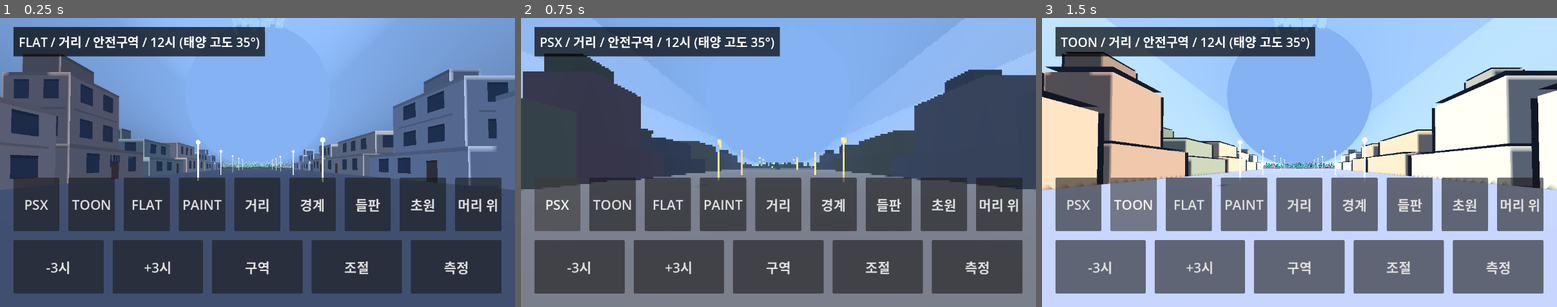
Above: before the commit, frames 1-3 (left to right).
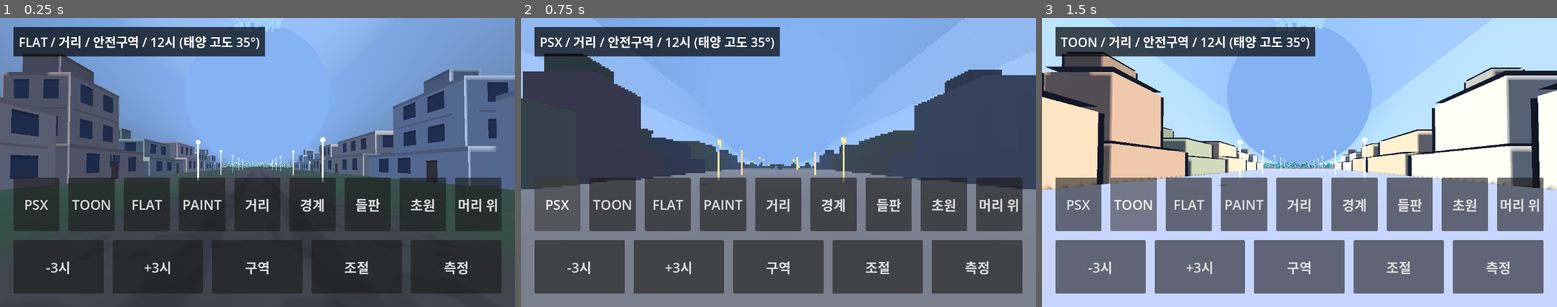
Above: after the commit, the same moments.

Repository: yeongkim0814-svg/habitat
Game: Godot game, scene res://spikes/m0_look/main.tscn
Two runs of this game, one before a commit and one after it. Both use one fixed random seed, a clock stepped at 60 frames per second and the inputs below. This scene is started directly instead of the project's main scene.
Inputs:
- Up to frame 1 (0.25 s): no input
- Up to frame 2 (0.75 s): click "PSX" at 0.5 s
- Up to frame 3 (1.5 s): click "TOON" at 1.25 s

The runs differ from the first frame. In frame 1, 14% of the frame differs, in the area x 0-100%, y 0-100%; in frame 2, 0.1%; in frame 3, 0.3%.

Commit message:
feat(m0): FLAT 바닥 셰이더(흙길·들판·초원·밭) (Closes #34)
Co-Authored-By: Claude Opus 5.5 <noreply@anthropic.com>
Claude-Session: https://claude.ai/code/session_01HASMSy8iY7SeiUjsU1YZyi

Diff:
--- a/spikes/m0_look/looks.gd
+++ b/spikes/m0_look/looks.gd
@@ -6,7 +6,7 @@
 const PALETTE := {
 	"psx": {"street": Color(0.30, 0.29, 0.27), "wall": Color(0.46, 0.45, 0.42), "lamp": Color(1.0, 0.85, 0.5), "soil": Col …(361 unchanged characters)…
 	"toon": {"street": Color(0.40, 0.42, 0.50), "wall": Color(0.88, 0.80, 0.66), "lamp": Color(1.0, 0.92, 0.55), "soil": C …(365 unchanged characters)…
-	"flat": {"street": Color(0.55, 0.57, 0.60), "wall": Color(0.82, 0.82, 0.80), "lam …(403 unchanged characters)…
+	"flat": {"street": Color(0.60, 0.54, 0.45), "wall": Color(0.82, 0.82, 0.80), "lam …(403 unchanged characters)…
 	"paint": {"street": Color(0.50, 0.54, 0.62), "wall": Color(0.90, 0.84, 0.72), "lamp": Color(1.0, 0.92, 0.6), "soil": C …(365 unchanged characters)…
 }
 # Screen shrink for the SubViewportContainer: PSX renders at 1/4 resolution and is upscaled with nearest filtering.
@@ -162,6 +162,64 @@
 }
 """
 
+const SHADER_FLAT_GROUND := """
+shader_type spatial;
+// FLAT stage ground drawn in metres on the stage frame (VERTEX.xz), without UVs or textures. kind: 0 village street
+// (packed-earth road, wheel ruts, grass verge, yards), 1 danger-zone soil (stains, cracks), 2 meadow (grass, bare
+// earth, one farm plot). Fine detail fades with distance so far ground does not shimmer.
+uniform vec4 base_color : source_color = vec4(1.0);
+uniform vec4 alt_color : source_color = vec4(1.0);
+uniform float emit = 0.0;
+uniform int kind = 0;
+uniform vec4 plot = vec4(-22.0, 12.0, -9.0, 42.0); // farm plot (x0, z0, x1, z1), matches Stage.PLOT
+varying vec3 vloc;
+void vertex() { vloc = VERTEX; }
+float hash(vec2 p) { return fract(sin(dot(p, vec2(12.9898, 78.233))) * 43758.5453); }
+float vnoise(vec2 x) {
+	vec2 i = floor(x);
+	vec2 f = fract(x);
+	f = f * f * (3.0 - 2.0 * f);
+	return mix(mix(hash(i), hash(i + vec2(1, 0)), f.x), mix(hash(i + vec2(0, 1)), hash(i + vec2(1, 1)), f.x), f.y);
+}
+void fragment() {
+	NORMAL = normalize(cross(dFdx(VERTEX), dFdy(VERTEX)));
+	vec2 p = vloc.xz;
+	float fade = 1.0 - smoothstep(40.0, 120.0, length(VERTEX));
+	float big = vnoise(p * 0.07);
+	float mid = vnoise(p * 0.35 + 17.0);
+	float fine = vnoise(p * 2.5 + 3.0);
+	vec3 col = base_color.rgb;
+	if (kind == 0) {
+		float ax = abs(p.x);
+		col *= 1.0 - 0.14 * (1.0 - smoothstep(0.2, 0.45, abs(ax - 1.1)));
+		col *= 1.0 - 0.12 * smoothstep(0.6, 0.85, fine) * fade;
+		float verge = smoothstep(3.0, 4.0 + mid * 2.0, ax);
+		col = mix(col, alt_color.rgb, verge * mix(1.0, 0.45, smoothstep(0.45, 0.7, big)));
+		col *= mix(0.9, 1.08, big);
+	} else if (kind == 1) {
+		col *= mix(0.78, 1.12, big);
+		col = mix(col, alt_color.rgb, smoothstep(0.6, 0.8, mid) * 0.6);
+		col *= 1.0 - 0.3 * (1.0 - smoothstep(0.0, 0.035, abs(vnoise(p * 0.6 + 5.0) - 0.5))) * fade;
+	} else {
+		col *= mix(0.86, 1.1, big) * mix(0.95, 1.05, mid);
+		col = mix(col, alt_color.rgb, smoothstep(0.72, 0.85, vnoise(p * 0.12 + 40.0)) * 0.8);
+		float inside = step(plot.x, p.x) * step(p.x, plot.z) * step(plot.y, p.y) * step(p.y, plot.w);
+		float row = fract(p.x / 1.2);
+		float crop = smoothstep(0.3, 0.42, row) * (1.0 - smoothstep(0.58, 0.7, row));
+		vec3 furrow = alt_color.rgb * (0.8 + 0.1 * (1.0 - smoothstep(0.0, 0.2, abs(row - 0.0))));
+		col = mix(col, mix(furrow, base_color.rgb * vec3(0.85, 1.12, 0.7), crop), inside);
+	}
+	col *= mix(1.0, 0.94 + 0.12 * fine, fade * 0.5);
+	ALBEDO = col;
+	EMISSION = col * emit;
+	ROUGHNESS = 1.0;
+	SPECULAR = 0.0;
+}
+"""
+# Second colour of the FLAT ground per role: road verge grass, alien stains on soil, bare earth and furrows in the meadow.
+const GROUND_KIND := {"street": 0, "soil": 1, "meadow": 2}
+const GROUND_ALT := {"street": Color(0.50, 0.62, 0.40), "soil": Color(0.40, 0.46, 0.46), "meadow": Color(0.56, 0.47, 0.36)}
+
 const SHADER_PAINT := """
 shader_type spatial;
 render_mode cull_disabled;
@@ -227,18 +285,23 @@
 	for m in live.get("wall", []):
 		m.set_shader_parameter("night", amount)
 
-static func material(look: String, role: String, outline: bool = false) -> ShaderMaterial:
+static func material(look: String, role: String, outline: bool = false, ground: bool = false) -> ShaderMaterial:
+	# ground = the stage ground mesh (street, soil, meadow); FLAT draws it with SHADER_FLAT_GROUND, the ring keeps SHADER_FLAT.
 	var shader := Shader.new()
+	var flat_ground := look == "flat" and ground and GROUND_KIND.has(role)
 	match look:
 		"psx": shader.code = SHADER_PSX
 		"toon": shader.code = SHADER_TOON
 		"paint": shader.code = SHADER_PAINT
-		_: shader.code = SHADER_FLAT_WALL if role == "wall" else SHADER_FLAT
+		_: shader.code = SHADER_FLAT_GROUND if flat_ground else (SHADER_FLAT_WALL if role == "wall" else SHADER_FLAT)
 	var m := ShaderMaterial.new()
 	m.shader = shader
 	m.set_shader_parameter("base_color", role_color(look, role))
 	live.get_or_add(role, []).append(m)
 	m.set_shader_parameter("emit", 0.9 if role == "lamp" or role == "bulb" else 0.0)
+	if flat_ground:
+		m.set_shader_parameter("kind", GROUND_KIND[role])
+		m.set_shader_parameter("alt_color", GROUND_ALT[role])
 	if look == "paint":
 		m.set_shader_parameter("sway", 1.0 if role == "grass" else 0.0)
 		m.set_shader_parameter("round_crown", 1.0 if role == "leaf" else 0.0)
--- a/spikes/m0_look/stage.gd
+++ b/spikes/m0_look/stage.gd
@@ -7,6 +7,7 @@
 const Buildings = preload("res://spikes/m0_look/buildings.gd")
 const HALF_X := 25.0
 const RING_HALF_LENGTH := 2500.0 # look-dev only: the real habitat is long; S2's 200 m ring would show sky past its ends.
+const PLOT := Rect2(-22.0, 12.0, 13.0, 30.0) # farm plot in the meadow (D66): drawn by the FLAT ground shader, kept clear of trees and grass.
 const FLOOR_LIFT := 0.45 # floor curves up 0.31 m at x = 25 (R = 1000); the stage ground sits above it.
 
 static func origin() -> Vector3:
@@ -59,7 +60,7 @@
 	st.generate_normals()
 	var node := MeshInstance3D.new()
 	node.mesh = st.commit()
-	node.material_override = Looks.material(look, role)
+	node.material_override = Looks.material(look, role, false, true)
 	return node
 
 static func street(look: String, rng: RandomNumberGenerator, root: Node3D) -> void:
@@ -101,6 +102,8 @@
 	var xforms: Array[Transform3D] = []
 	for i in range(110):
 		var p := Vector3(rng.randf_range(-HALF_X, HALF_X), 0.0, rng.randf_range(8.0, 92.0))
+		while PLOT.grow(2.0).has_point(Vector2(p.x, p.z)):
+			p = Vector3(rng.randf_range(-HALF_X, HALF_X), 0.0, rng.randf_range(8.0, 92.0))
 		var s := rng.randf_range(0.8, 3.2)
 		var b := Basis(Vector3.UP, rng.randf() * TAU) * Basis.from_scale(Vector3(s * rng.randf_range(0.8, 1.6), s * rng.randf_range(0.5, 1.0), s * rng.randf_range(0.8, 1.4)))
 		xforms.append(Transform3D(b, p + Vector3(0, s * 0.25, 0)))
@@ -163,6 +166,9 @@
 static func spot(rng: RandomNumberGenerator) -> Vector3:
 	var x := rng.randf_range(-HALF_X, HALF_X)
 	var z := rng.randf_range(6.0, 94.0)
+	while PLOT.grow(1.0).has_point(Vector2(x, z)):
+		x = rng.randf_range(-HALF_X, HALF_X)
+		z = rng.randf_range(6.0, 94.0)
 	return Vector3(x, ground_y(x, z, 1.0), z)
 
 static func trees(look: String, rng: RandomNumberGenerator, root: Node3D) -> void:
--- a/tests/m0/run.gd
+++ b/tests/m0/run.gd
@@ -57,6 +57,7 @@
 	test_tuning()
 	test_flat_wall()
 	test_buildings()
+	test_flat_ground()
 	print("M0 tests: %s" % ("OK" if failures == 0 else "%d FAILED" % failures))
 	quit(1 if failures > 0 else 0)
 
@@ -151,3 +152,21 @@
 			found = true
 	check(found, "street walls carry per-box custom data")
 	root.free()
+
+func test_flat_ground() -> void:
+	Looks.live.clear()
+	for role in ["street", "soil", "meadow"]:
+		var g := Looks.material("flat", role, false, true)
+		check(g.shader.code.contains("uniform int kind") and g.get_shader_parameter("kind") == Looks.GROUND_KIND[role], "FLAT %s ground uses the ground shader with its kind" % role)
+		check(not Looks.material("paint", role, false, true).shader.code.contains("uniform int kind"), "other looks keep their ground shader (%s)" % role)
+	check(not Looks.material("flat", "street").shader.code.contains("uniform int kind"), "the ring (street role without ground flag) keeps SHADER_FLAT")
+	check(Looks.SHADER_FLAT_GROUND.contains("vec4(%.1f, %.1f, %.1f, %.1f)" % [Stage.PLOT.position.x, Stage.PLOT.position.y, Stage.PLOT.end.x, Stage.PLOT.end.y]), "shader farm plot matches Stage.PLOT")
+	var rng := RandomNumberGenerator.new()
+	rng.seed = 3
+	var clear := true
+	for i in range(2000):
+		var p := Stage.spot(rng)
+		if Stage.PLOT.has_point(Vector2(p.x, p.z)):
+			clear = false
+	check(clear, "trees and grass stay off the farm plot")
+	Looks.live.clear()
Not shown, changed: docs/spikes/M0_LOOK.md
